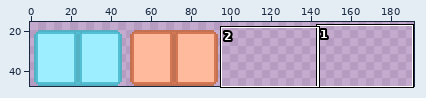
Edited in one commit: pixel-art file (src/textures/tilemaps/LockedDoor.aseprite). The picture above shows the old version from afar; the outline marks the close-up.
Close-up. Before:
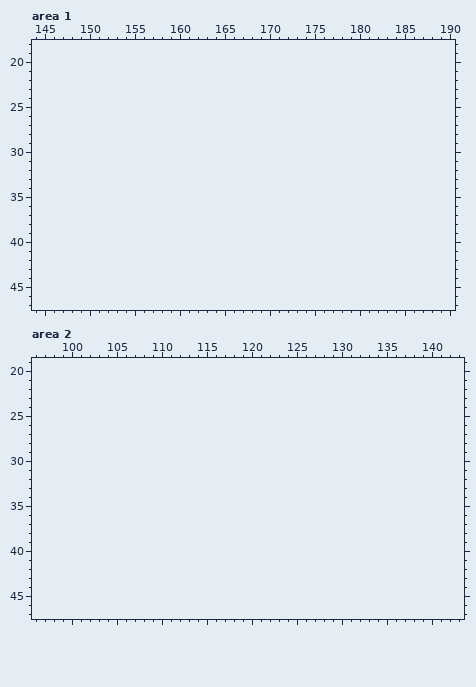
96x48 pixels, 1 frame. Shown: area 1: x 144..190, y 18..47; area 2: x 96..143, y 19..47. The old version is drawn lined up with the new one, on the new canvas. The wide view leaves out empty margins.
After the commit:
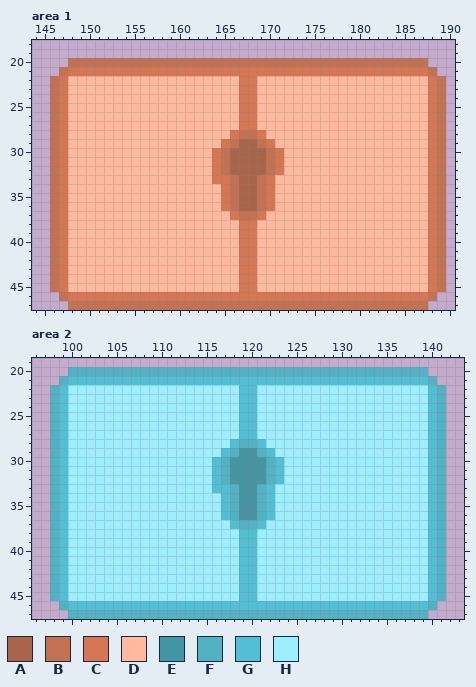
Palette (. is transparent): A #a9654a  B #c27252  C #d47752  D #ffba9d  E #4596a4  F #52b1c2  G #52bfd4  H #9deeff
Difference:
canvas 96x48 -> 192x48
--- area 1
@@ x 144..190 @@
 19 ...............................................
-20 ...............................................
-21 ...............................................
-22 ...............................................
-23 ...............................................
-24 ...............................................
-25 ...............................................
-26 ...............................................
-27 ...............................................
-28 ...............................................
-29 ...............................................
-30 ...............................................
-31 ...............................................
-32 ...............................................
-33 ...............................................
-34 ...............................................
-35 ...............................................
-36 ...............................................
-37 ...............................................
-38 ...............................................
-39 ...............................................
-40 ...............................................
-41 ...............................................
-42 ...............................................
-43 ...............................................
-44 ...............................................
-45 ...............................................
-46 ...............................................
-47 ...............................................
+20 ....BBBBBBBBBBBBBBBBBBBBBBBBBBBBBBBBBBBBBBBB...
+21 ...BCCCCCCCCCCCCCCCCCCCCCCCCCCCCCCCCCCCCCCCCB..
+22 ..BCDDDDDDDDDDDDDDDDDDDCCDDDDDDDDDDDDDDDDDDDCB.
+23 ..BCDDDDDDDDDDDDDDDDDDDCCDDDDDDDDDDDDDDDDDDDCB.
+24 ..BCDDDDDDDDDDDDDDDDDDDCCDDDDDDDDDDDDDDDDDDDCB.
+25 ..BCDDDDDDDDDDDDDDDDDDDCCDDDDDDDDDDDDDDDDDDDCB.
+26 ..BCDDDDDDDDDDDDDDDDDDDCCDDDDDDDDDDDDDDDDDDDCB.
+27 ..BCDDDDDDDDDDDDDDDDDDDCCDDDDDDDDDDDDDDDDDDDCB.
+28 ..BCDDDDDDDDDDDDDDDDDDCBBCDDDDDDDDDDDDDDDDDDCB.
+29 ..BCDDDDDDDDDDDDDDDDDCBAABCDDDDDDDDDDDDDDDDDCB.
+30 ..BCDDDDDDDDDDDDDDDDCBAAAABCDDDDDDDDDDDDDDDDCB.
+31 ..BCDDDDDDDDDDDDDDDDCBAAAABCDDDDDDDDDDDDDDDDCB.
+32 ..BCDDDDDDDDDDDDDDDDCBAAAABCDDDDDDDDDDDDDDDDCB.
+33 ..BCDDDDDDDDDDDDDDDDCCBAABCDDDDDDDDDDDDDDDDDCB.
+34 ..BCDDDDDDDDDDDDDDDDDCBAABCDDDDDDDDDDDDDDDDDCB.
+35 ..BCDDDDDDDDDDDDDDDDDCBAABCDDDDDDDDDDDDDDDDDCB.
+36 ..BCDDDDDDDDDDDDDDDDDCBAABCDDDDDDDDDDDDDDDDDCB.
+37 ..BCDDDDDDDDDDDDDDDDDDCBBCDDDDDDDDDDDDDDDDDDCB.
+38 ..BCDDDDDDDDDDDDDDDDDDDCCDDDDDDDDDDDDDDDDDDDCB.
+39 ..BCDDDDDDDDDDDDDDDDDDDCCDDDDDDDDDDDDDDDDDDDCB.
+40 ..BCDDDDDDDDDDDDDDDDDDDCCDDDDDDDDDDDDDDDDDDDCB.
+41 ..BCDDDDDDDDDDDDDDDDDDDCCDDDDDDDDDDDDDDDDDDDCB.
+42 ..BCDDDDDDDDDDDDDDDDDDDCCDDDDDDDDDDDDDDDDDDDCB.
+43 ..BCDDDDDDDDDDDDDDDDDDDCCDDDDDDDDDDDDDDDDDDDCB.
+44 ..BCDDDDDDDDDDDDDDDDDDDCCDDDDDDDDDDDDDDDDDDDCB.
+45 ..BCDDDDDDDDDDDDDDDDDDDCCDDDDDDDDDDDDDDDDDDDCB.
+46 ...BCCCCCCCCCCCCCCCCCCCCCCCCCCCCCCCCCCCCCCCCB..
+47 ....BBBBBBBBBBBBBBBBBBBBBBBBBBBBBBBBBBBBBBBB...
--- area 2
@@ x 96..143 @@
 19 ................................................
-20 ................................................
-21 ................................................
-22 ................................................
-23 ................................................
-24 ................................................
-25 ................................................
-26 ................................................
-27 ................................................
-28 ................................................
-29 ................................................
-30 ................................................
-31 ................................................
-32 ................................................
-33 ................................................
-34 ................................................
-35 ................................................
-36 ................................................
-37 ................................................
-38 ................................................
-39 ................................................
-40 ................................................
-41 ................................................
-42 ................................................
-43 ................................................
-44 ................................................
-45 ................................................
-46 ................................................
-47 ................................................
+20 ....FFFFFFFFFFFFFFFFFFFFFFFFFFFFFFFFFFFFFFFF....
+21 ...FGGGGGGGGGGGGGGGGGGGGGGGGGGGGGGGGGGGGGGGGF...
+22 ..FGHHHHHHHHHHHHHHHHHHHGGHHHHHHHHHHHHHHHHHHHGF..
+23 ..FGHHHHHHHHHHHHHHHHHHHGGHHHHHHHHHHHHHHHHHHHGF..
+24 ..FGHHHHHHHHHHHHHHHHHHHGGHHHHHHHHHHHHHHHHHHHGF..
+25 ..FGHHHHHHHHHHHHHHHHHHHGGHHHHHHHHHHHHHHHHHHHGF..
+26 ..FGHHHHHHHHHHHHHHHHHHHGGHHHHHHHHHHHHHHHHHHHGF..
+27 ..FGHHHHHHHHHHHHHHHHHHHGGHHHHHHHHHHHHHHHHHHHGF..
+28 ..FGHHHHHHHHHHHHHHHHHHGFFGHHHHHHHHHHHHHHHHHHGF..
+29 ..FGHHHHHHHHHHHHHHHHHGFEEFGHHHHHHHHHHHHHHHHHGF..
+30 ..FGHHHHHHHHHHHHHHHHGFEEEEFGHHHHHHHHHHHHHHHHGF..
+31 ..FGHHHHHHHHHHHHHHHHGFEEEEFGHHHHHHHHHHHHHHHHGF..
+32 ..FGHHHHHHHHHHHHHHHHGFEEEEFGHHHHHHHHHHHHHHHHGF..
+33 ..FGHHHHHHHHHHHHHHHHGGFEEFGHHHHHHHHHHHHHHHHHGF..
+34 ..FGHHHHHHHHHHHHHHHHHGFEEFGHHHHHHHHHHHHHHHHHGF..
+35 ..FGHHHHHHHHHHHHHHHHHGFEEFGHHHHHHHHHHHHHHHHHGF..
+36 ..FGHHHHHHHHHHHHHHHHHGFEEFGHHHHHHHHHHHHHHHHHGF..
+37 ..FGHHHHHHHHHHHHHHHHHHGFFGHHHHHHHHHHHHHHHHHHGF..
+38 ..FGHHHHHHHHHHHHHHHHHHHGGHHHHHHHHHHHHHHHHHHHGF..
+39 ..FGHHHHHHHHHHHHHHHHHHHGGHHHHHHHHHHHHHHHHHHHGF..
+40 ..FGHHHHHHHHHHHHHHHHHHHGGHHHHHHHHHHHHHHHHHHHGF..
+41 ..FGHHHHHHHHHHHHHHHHHHHGGHHHHHHHHHHHHHHHHHHHGF..
+42 ..FGHHHHHHHHHHHHHHHHHHHGGHHHHHHHHHHHHHHHHHHHGF..
+43 ..FGHHHHHHHHHHHHHHHHHHHGGHHHHHHHHHHHHHHHHHHHGF..
+44 ..FGHHHHHHHHHHHHHHHHHHHGGHHHHHHHHHHHHHHHHHHHGF..
+45 ..FGHHHHHHHHHHHHHHHHHHHGGHHHHHHHHHHHHHHHHHHHGF..
+46 ...FGGGGGGGGGGGGGGGGGGGGGGGGGGGGGGGGGGGGGGGGF...
+47 ....FFFFFFFFFFFFFFFFFFFFFFFFFFFFFFFFFFFFFFFF....
